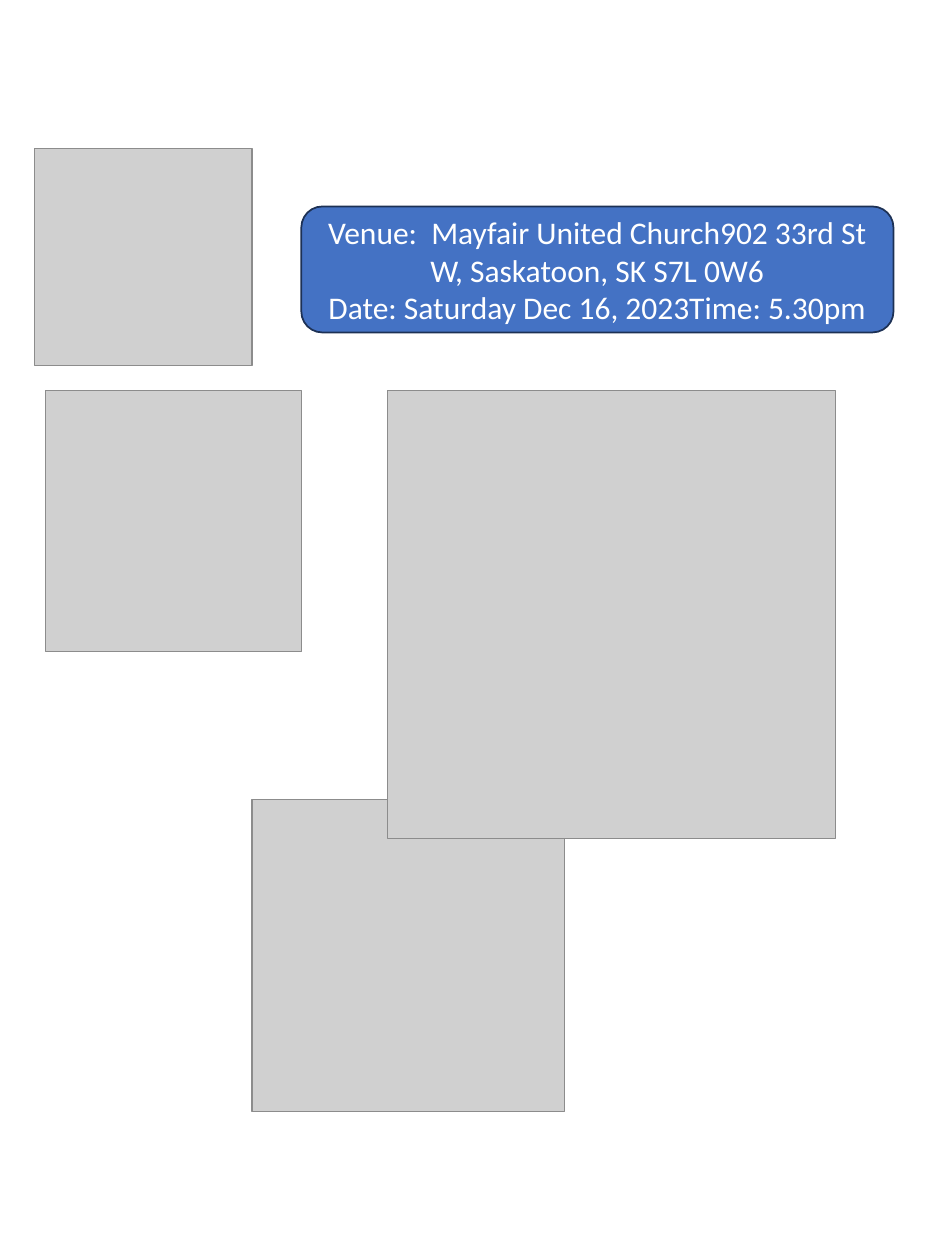
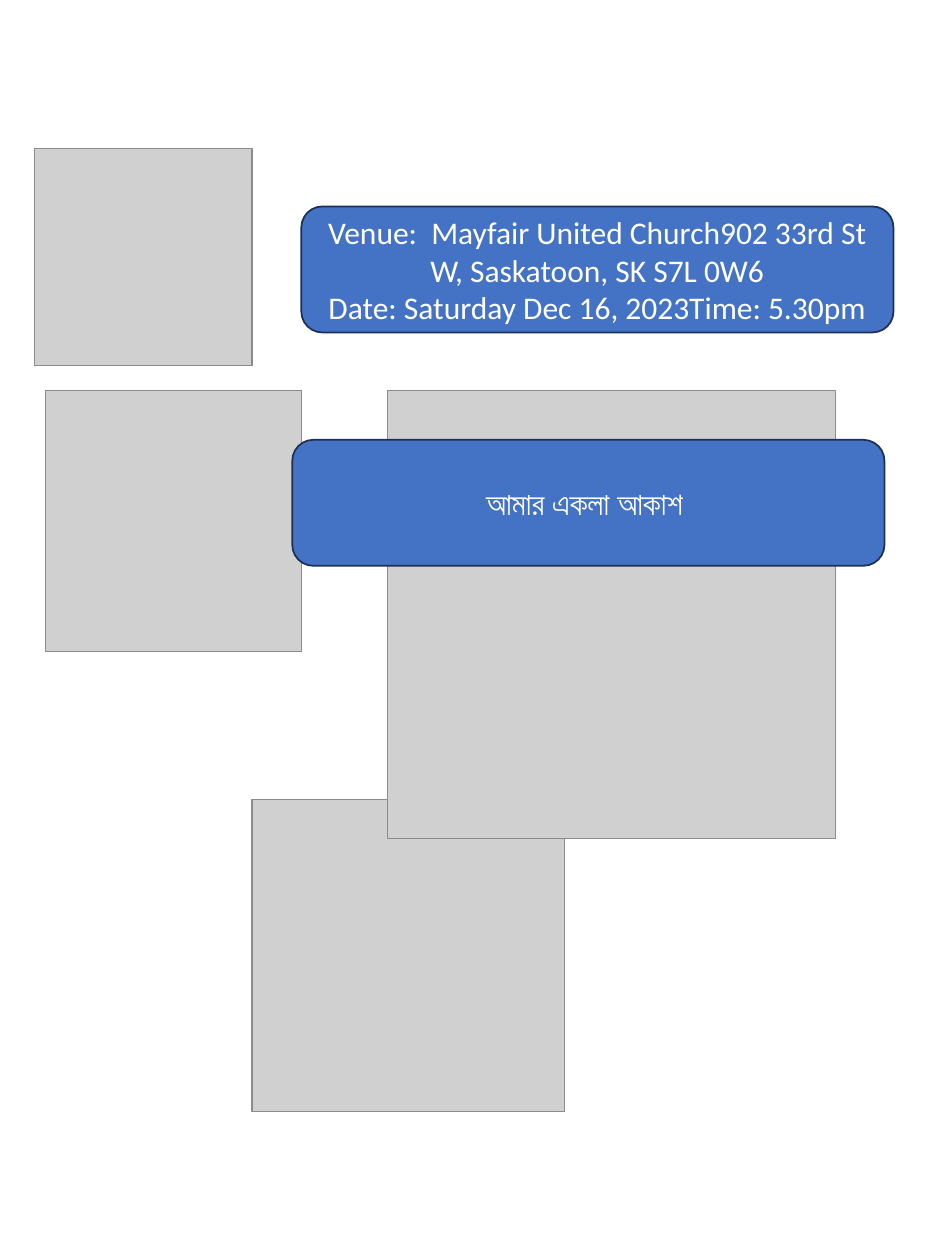
Before and after one commit to alimul-khan/BCAS_16_DEC, a slide deck: slide 4 of Poster.pptx. Drawn at 945x1260 pixels with LibreOffice and Linux fonts; fonts in the diff are those of the drawing; grey boxes stand for pictures. Boxes give left, top, right and bottom in pixels: in the first picture for what was removed or moved away, otherwise in the second. Text is boxed around its words. In the diff, an @@ line names an element or a change of style, - is before the commit and + after.

```diff
--- a/Poster.pptx
+++ b/Poster.pptx
@@ rounded rectangle added at (x1=292, y1=440, x2=885, y2=566), fill #4472C4, outline #1E3256 1 pt, 18 pt, text #FFFFFF @@
+আমার একলা আকাশ
```
Also in this commit, not shown: 1 slide added, 1 slide removed.
